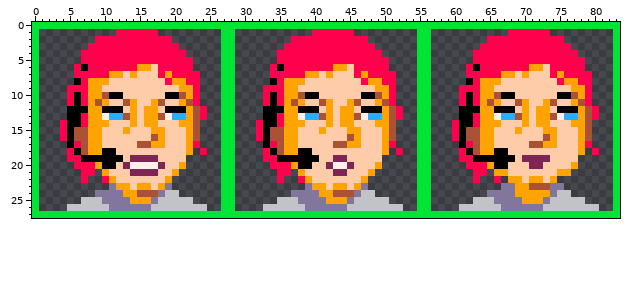
Two states of a sprite sheet, assets/tutorialface.png. That is the earlier state.
The file is 84x28 pixels.
Once edited:
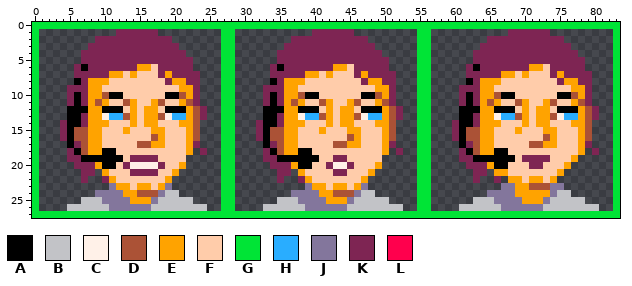
Palette (. is transparent): A #000000  B #c2c3c7  C #fff1e8  D #ab5236  E #ffa300  F #ffccaa  G #00e436  H #29adff  J #83769c  K #7e2553  L #ff004d
From old to new:
@@ x 0..83 @@
  0 GGGGGGGGGGGGGGGGGGGGGGGGGGGGGGGGGGGGGGGGGGGGGGGGGGGGGGGGGGGGGGGGGGGGGGGGGGGGGGGGGGGG
- 1 G...........LLLLLL.........GG...........LLLLLL.........GG...........LLLLLL.........G
- 2 G........LLLLLLLLLLL.......GG........LLLLLLLLLLL.......GG........LLLLLLLLLLL.......G
- 3 G.......LLLLLLLLLLLLL......GG.......LLLLLLLLLLLLL......GG.......LLLLLLLLLLLLL......G
- 4 G......LLLLLLLLLLLLLLL.....GG......LLLLLLLLLLLLLLL.....GG......LLLLLLLLLLLLLLL.....G
- 5 G......LLLLLLLLLLLLLLLL....GG......LLLLLLLLLLLLLLLL....GG......LLLLLLLLLLLLLLLL....G
- 6 G.....LALLLLLLLEEFLLLLL....GG.....LALLLLLLLEEFLLLLL....GG.....LALLLLLLLEEFLLLLL....G
- 7 G.....LLLLLEEFEFFFLELLLL...GG.....LLLLLEEFEFFFLELLLL...GG.....LLLLLEEFEFFFLELLLL...G
- 8 G.....ALEEEFFFFFFFFLEELL...GG.....ALEEEFFFFFFFFLEELL...GG.....ALEEEFFFFFFFFLEELL...G
- 9 G....LLLEEFFFFFFFFFFFEEL...GG....LLLEEFFFFFFFFFFFEEL...GG....LLLEEFFFFFFFFFFFEEL...G
-10 G....LALEEDAAFFFFFFAADEL...GG....LALEEDAAFFFFFFAADEL...GG....LALEEDAAFFFFFFAADEL...G
-11 G....LALEDEFFDEFFEDFFEDL...GG....LALEDEFFDEFFEDFFEDL...GG....LALEDEFFDEFFEDFFEDL...G
-12 G....AAAEEAAAFEFEEFAAAEDL..GG....AAAEEAAAFEFEEFAAAEDL..GG....AAAEEAAAFEFEEFAAAEDL..G
-13 G....AALEECHHDEFEEDCHHEDL..GG....AALEECHHDEFEEDCHHEDL..GG....AALEECHHDEFEEDCHHEDL..G
-14 G...LAALEEEFFFEFEEFFFEED...GG...LAALEEEFFFEFEEFFFEED...GG...LAALEEEFFFEFEEFFFEED...G
-15 G...LADDEEFFFEFFFEEFFFED...GG...LADDEEFFFEFFFEEFFFED...GG...LADDEEFFFEFFFEEFFFED...G
-16 G...LADDEEFFFFFFFDEFFFED...GG...LADDEEFFFFFFFDEFFFED...GG...LADDEEFFFFFFFDEFFFED...G
-17 G....ALDEEFFFFFDDEEFFFEL...GG....ALDEEFFFFFDDEEFFFEL...GG....ALDEEFFFFFDDEEFFFEL...G
-18 G....LADEEAAFFFFFFFFFFE.L..GG....LADEEAAFFFFFFFFFFE.L..GG....LADEEAAFFFFFFFFFFE.L..G
-19 G....LLAAAAAAFKKKKFFFF.....GG....LLAAAAAAFFKKFFFFF.....GG....LLAAAAAAFKKKKFFFF.....G
-20 G.....LLLEAAFKCCCCKFFE.....GG.....LLLEAAFFKCCKFFFE.....GG.....LLLEAAFFFKKFFFFE.....G
-21 G......LL.EFFFKKKKFFE......GG......LL.EFFFFKKFFFE......GG......LL.EEFFFFFFFEE......G
-22 G......L..LEFFFFFFFE.......GG......L..LEFFFFFFFE.......GG......L..L.EEFEEFE........G
+ 1 G...........KKKKKK.........GG...........KKKKKK.........GG...........KKKKKK.........G
+ 2 G........KKKKKKKKKKK.......GG........KKKKKKKKKKK.......GG........KKKKKKKKKKK.......G
+ 3 G.......KKKKKKKKKKKKK......GG.......KKKKKKKKKKKKK......GG.......KKKKKKKKKKKKK......G
+ 4 G......KKKKKKKKKKKKKKK.....GG......KKKKKKKKKKKKKKK.....GG......KKKKKKKKKKKKKKK.....G
+ 5 G......KKKKKKKKKKKKKKKK....GG......KKKKKKKKKKKKKKKK....GG......KKKKKKKKKKKKKKKK....G
+ 6 G.....KAKKKKKKKEEFKKKKK....GG.....KAKKKKKKKEEFKKKKK....GG.....KAKKKKKKKEEFKKKKK....G
+ 7 G.....KKKKKEEFEFFFKEKKKK...GG.....KKKKKEEFEFFFKEKKKK...GG.....KKKKKEEFEFFFKEKKKK...G
+ 8 G.....AKEEEFFFFFFFFKEEKK...GG.....AKEEEFFFFFFFFKEEKK...GG.....AKEEEFFFFFFFFKEEKK...G
+ 9 G....KKKEEFFFFFFFFFFFEEK...GG....KKKEEFFFFFFFFFFFEEK...GG....KKKEEFFFFFFFFFFFEEK...G
+10 G....KAKEEDAAFFFFFFAADEK...GG....KAKEEDAAFFFFFFAADEK...GG....KAKEEDAAFFFFFFAADEK...G
+11 G....KAKEDEFFDEFFEDFFEDK...GG....KAKEDEFFDEFFEDFFEDK...GG....KAKEDEFFDEFFEDFFEDK...G
+12 G....AAAEEAAAFEFEEFAAAEDK..GG....AAAEEAAAFEFEEFAAAEDK..GG....AAAEEAAAFEFEEFAAAEDK..G
+13 G....AAKEECHHDEFEEDCHHEDK..GG....AAKEECHHDEFEEDCHHEDK..GG....AAKEECHHDEFEEDCHHEDK..G
+14 G...KAAKEEEFFFEFEEFFFEED...GG...KAAKEEEFFFEFEEFFFEED...GG...KAAKEEEFFFEFEEFFFEED...G
+15 G...KADDEEFFFEFFFEEFFFED...GG...KADDEEFFFEFFFEEFFFED...GG...KADDEEFFFEFFFEEFFFED...G
+16 G...KADDEEFFFFFFFDEFFFED...GG...KADDEEFFFFFFFDEFFFED...GG...KADDEEFFFFFFFDEFFFED...G
+17 G....AKDEEFFFFFDDEEFFFEK...GG....AKDEEFFFFFDDEEFFFEK...GG....AKDEEFFFFFDDEEFFFEK...G
+18 G....KADEEAAFFFFFFFFFFE.K..GG....KADEEAAFFFFFFFFFFE.K..GG....KADEEAAFFFFFFFFFFE.K..G
+19 G....KKAAAAAAFKKKKFFFF.....GG....KKAAAAAAFFKKFFFFF.....GG....KKAAAAAAFKKKKFFFE.....G
+20 G.....KKKEAAFKCCCCKFFE.....GG.....KKKEAAFFKCCKFFFE.....GG.....KKKEAAFFFKKFFFE......G
+21 G......KK.EFFFKKKKFFE......GG......KK.EFFFFKKFFFE......GG......KK.EEFFFFFFFE.......G
+22 G......K..KEFFFFFFFE.......GG......K..KEFFFFFFFE.......GG......K..K.EEFEEFE........G
 23 G..........JEEFEEFEJ.......GG..........JEEFEEFEJ.......GG..........JJEEDDDJJ.......G
Changed places in both pictures, as pixel boxes (x1, y1, x2, y2):
changed: (60, 29, 207, 183)
changed: (256, 29, 403, 183)
changed: (452, 29, 599, 183)
